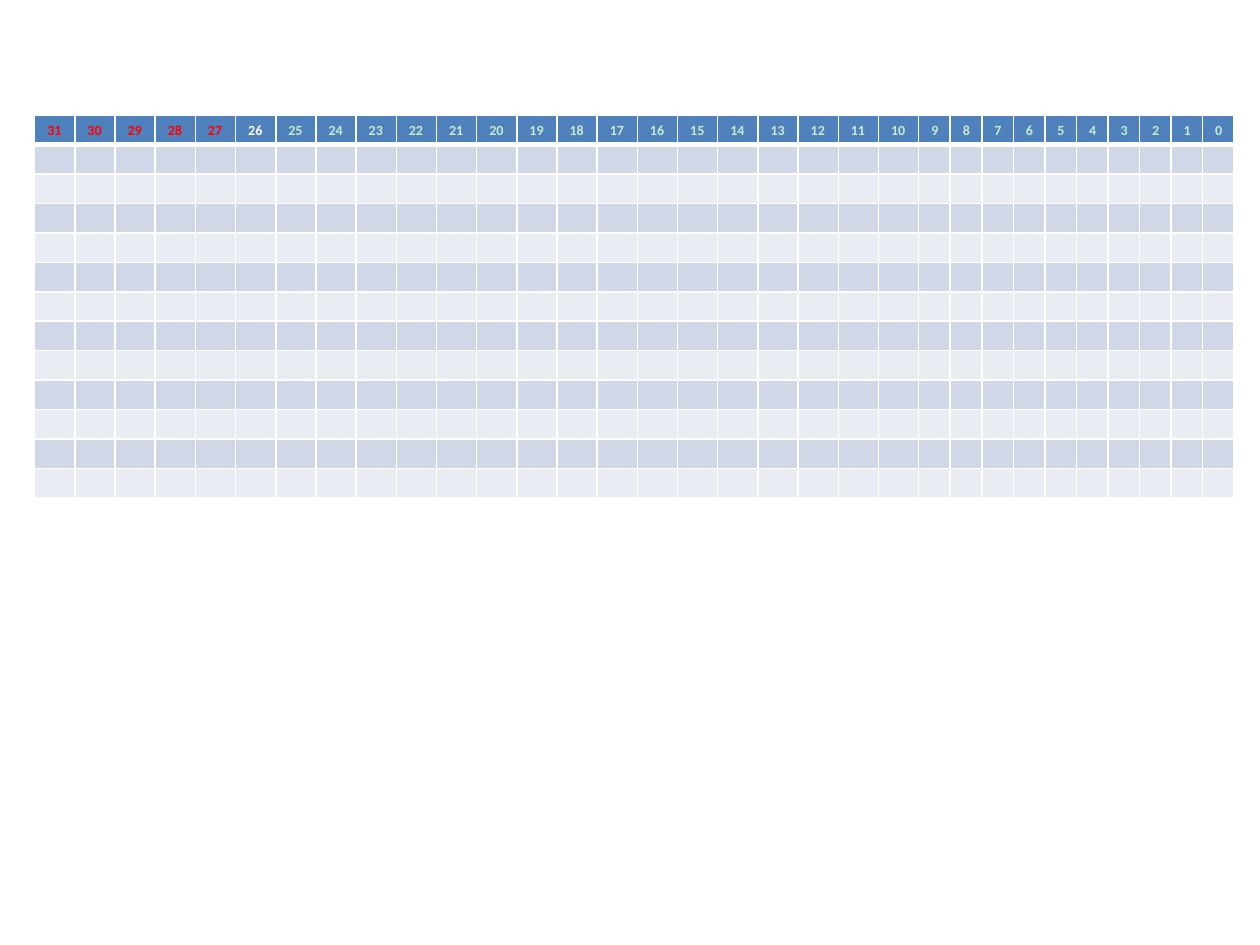
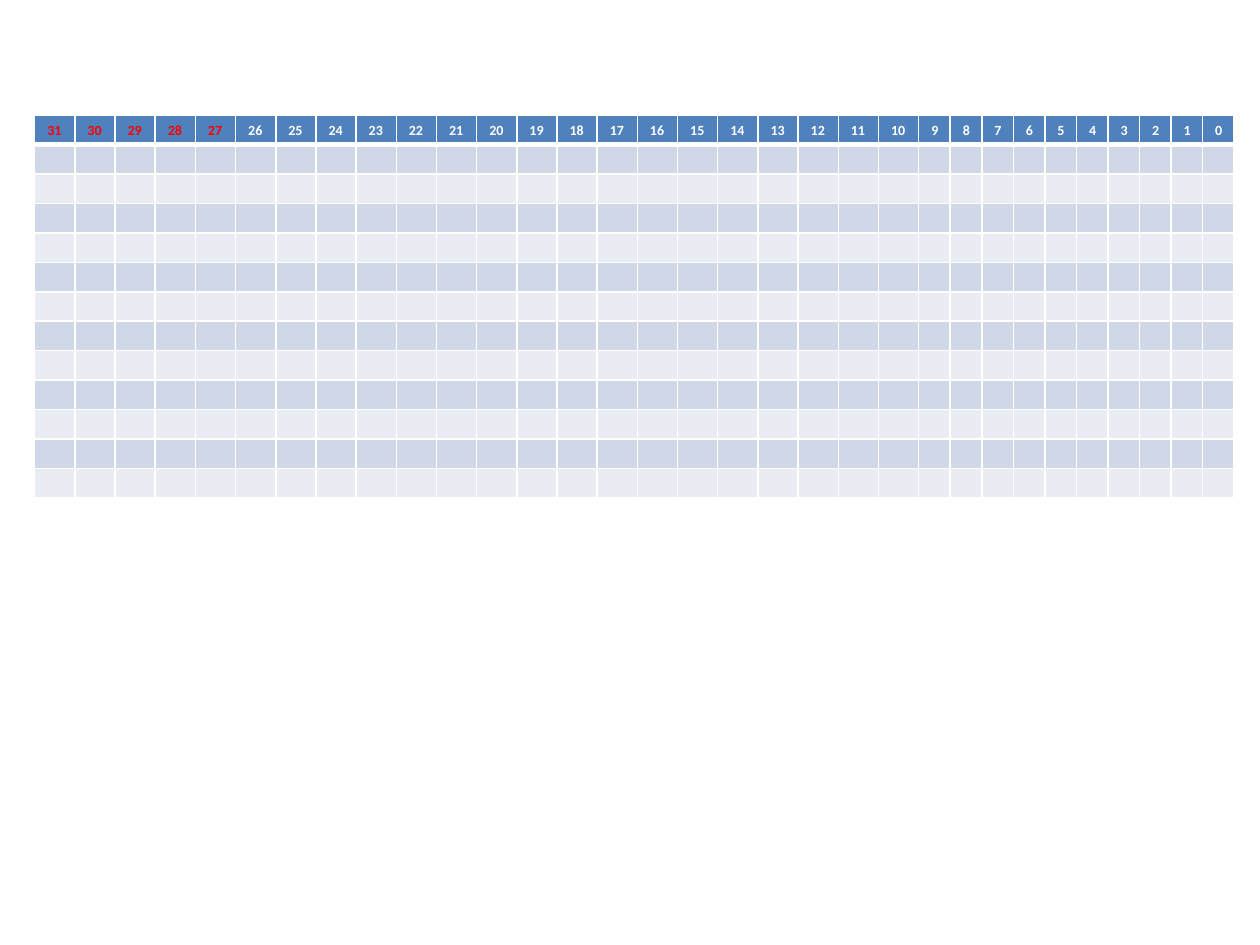
Before and after one commit to xihua13104/blue_angel, a slide deck: slide 3 of bluetooth_basic_v0.1/Doc/软件架构.pptx. Drawn at 1260x945 pixels with LibreOffice and Linux fonts; fonts in the diff are those of the drawing. Boxes give left, top, right and bottom in pixels: in the first picture for what was removed or moved away, otherwise in the second. Text is boxed around its words. In the diff, an @@ line names an element or a change of style, - is before the commit and + after.

```diff
--- a/bluetooth_basic_v0.1/Doc/软件架构.pptx
+++ b/bluetooth_basic_v0.1/Doc/软件架构.pptx
@@ background #CAEACE to #FFFFFF @@
@@ table at <box>35,116,1237,498</box> @@
@@ text colour #CAEACE to #FFFFFF in "26", "25", "24", "23" and 23 more places @@
@@ borders changed @@
```
Also in this commit, not shown: 3 other slides changed, 4 slides added, 15 other files.
